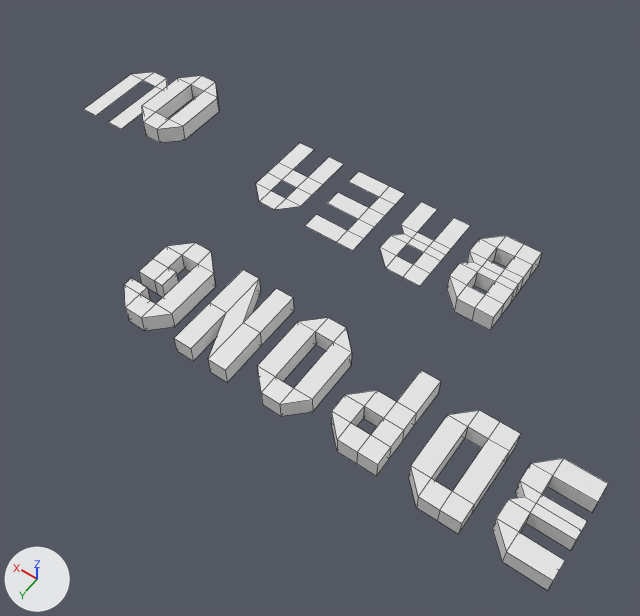
The Blender file assets/3d_pong_models.blend as it was, and as the next commit left it.
Before and after are seen from a 50 mm camera at (-16.3, 40.8, 65.5) aimed at (16.8, -5.5, -7.3). Every picture has the same lights, and +X, +Y and +Z are marked at lower left. Mesh edges are drawn as thin lines.

Objects in the first picture: 'Plane', 'Plane.001', 'Plane.002', 'Plane.003', 'letter_B', 'letter_O', 'logo_3D', 'logo_PONG'.
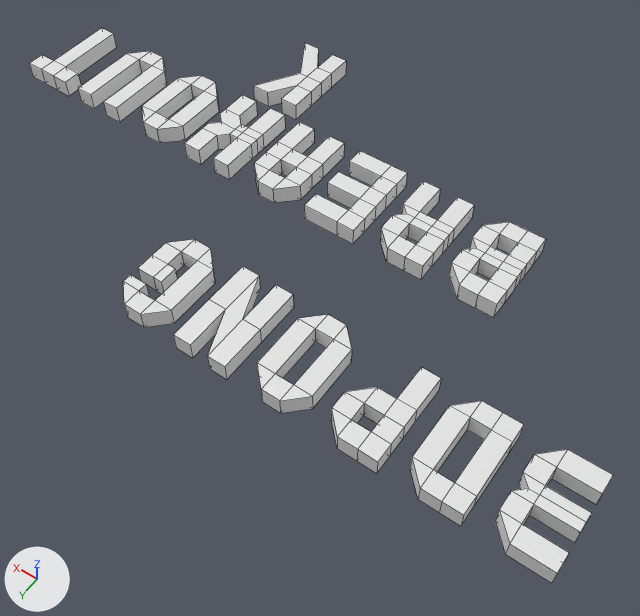
What differs and where, as boxes [x1, y1, x2, y2] in the pictures (640 x 616 px):
'logo_PONG', moved
    before: [124, 243, 441, 476]
    after: [123, 239, 441, 473]
'logo_3D', moved
    before: [409, 410, 608, 590]
    after: [410, 401, 613, 583]
'letter_B', moved
    before: [447, 236, 542, 330]
    after: [449, 222, 546, 317]
'Plane', reshaped, moved (19% shorter)
    before: [380, 202, 470, 286]
    after: [29, 28, 116, 96]
'letter_E', added
    after: [304, 151, 407, 244]
'letter_R', added
    after: [380, 181, 474, 279]
'letter_K2', added
    after: [184, 95, 285, 179]
'letter_A', added
    after: [254, 122, 344, 203]
'letter_U', added
    after: [78, 51, 167, 122]
'letter_K', added
    after: [253, 43, 346, 119]
'Plane.001', deleted
    before: [305, 171, 405, 251]
'Plane.002', deleted
    before: [256, 143, 343, 209]
'Plane.003', deleted
    before: [84, 72, 167, 129]

What changed in the scene script:
```text
Change me_plane_002:
    used by ob_plane; location = (9.0, -11.0, -2.0)
    remove me_plane_002.from_pydata(...)  # 23 vertices, 13 faces; spans x -1.0..5.0, y -9.0..1.0, z 0.0
    add me_plane_002.from_pydata(...)  # 20 vertices, 18 faces; spans x -3.0..3.0, y -5.0..5.0, z -1.0..1.0
    me_plane_002 part 1: the whole mesh is rebuilt
Add me_plane_002_1:
    me_plane_002_1.from_pydata(...)  # 46 vertices, 47 faces; spans x -3.0..3.0, y -5.0..5.0, z -1.0..1.0
Add me_plane_003_1:
    me_plane_003_1.from_pydata(...)  # 36 vertices, 34 faces; spans x -3.0..3.0, y -5.0..5.0, z -1.0..1.0
Add me_plane_004_1:
    me_plane_004_1.from_pydata(...)  # 36 vertices, 38 faces; spans x -3.0..3.0, y -5.0..5.0, z -1.0..1.0
Add me_plane_005_1:
    me_plane_005_1.from_pydata(...)  # 20 vertices, 20 faces; spans x -3.0..3.0, y -5.0..5.0, z -1.0..1.0
Add me_plane_001:
    me_plane_001.from_pydata(...)  # 30 vertices, 26 faces; spans x -3.0..3.0, y -5.0..5.0, z -1.0..1.0
Add me_plane_006:
    me_plane_006.from_pydata(...)  # 50 vertices, 42 faces; spans x -3.0..3.0, y -5.0..5.0, z -1.0..1.0
Remove ob_plane_003:
    ob_plane_003 = bpy.data.objects.new('Plane.003', me_plane_005)
    ob_plane_003.location = (49.0, -15.0, -2.0)
Remove ob_plane_002:
    ob_plane_002 = bpy.data.objects.new('Plane.002', me_plane_004)
    ob_plane_002.location = (25.0, -15.0, -2.0)
Remove ob_plane_001:
    ob_plane_001 = bpy.data.objects.new('Plane.001', me_plane_003)
    ob_plane_001.location = (17.0, -15.0, -2.0)
Change ob_plane:
    ob_plane.location: (9.0, -11.0, -2.0) -> (59.0, -15.0, 0.0)
Change ob_letter_b:
    ob_letter_b.location: (3.0, -15.0, -2.0) -> (3.0, -15.0, 0.0)
Change ob_logo_pong:
    ob_logo_pong.location: (15.0, 5.0, -0.5) -> (15.0, 5.0, 0.0)
Change ob_logo_3d:
    ob_logo_3d.location: (-9.0, 5.0, -1.5) -> (-9.0, 5.0, 0.0)
Add ob_letter_r:
    ob_letter_r = bpy.data.objects.new('letter_R', me_plane_002_1)
    ob_letter_r.location = (11.0, -15.0, 0.0)
Add ob_letter_e:
    ob_letter_e = bpy.data.objects.new('letter_E', me_plane_003_1)
    ob_letter_e.location = (19.0, -15.0, 0.0)
Add ob_letter_a:
    ob_letter_a = bpy.data.objects.new('letter_A', me_plane_004_1)
    ob_letter_a.location = (27.0, -15.0, 0.0)
Add ob_letter_u:
    ob_letter_u = bpy.data.objects.new('letter_U', me_plane_005_1)
    ob_letter_u.location = (51.0, -15.0, 0.0)
Add ob_letter_k:
    ob_letter_k = bpy.data.objects.new('letter_K', me_plane_001)
    ob_letter_k.location = (35.0, -27.0, 0.0)
Add ob_letter_k2:
    ob_letter_k2 = bpy.data.objects.new('letter_K2', me_plane_006)
    ob_letter_k2.location = (35.0, -15.0, 0.0)
```
